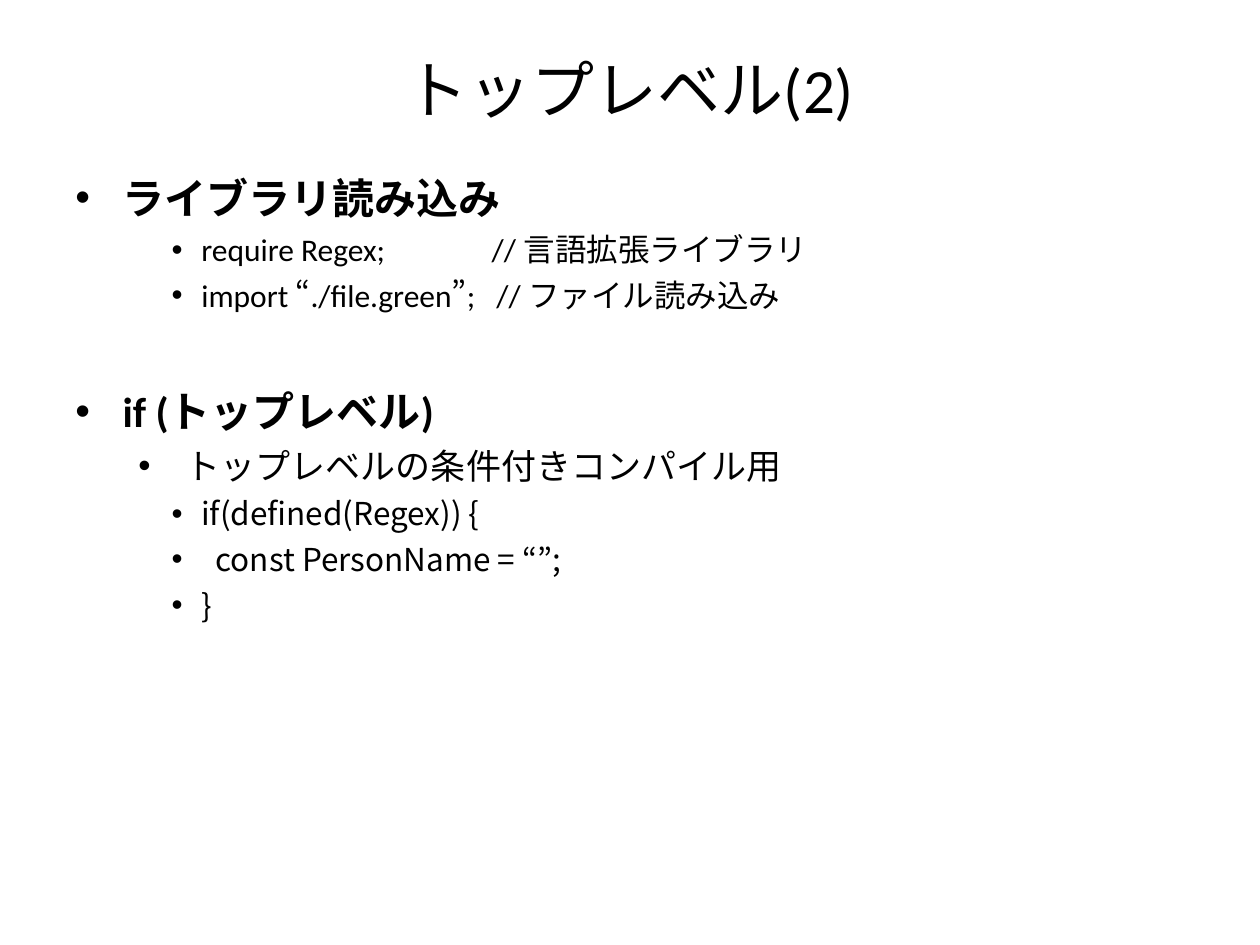
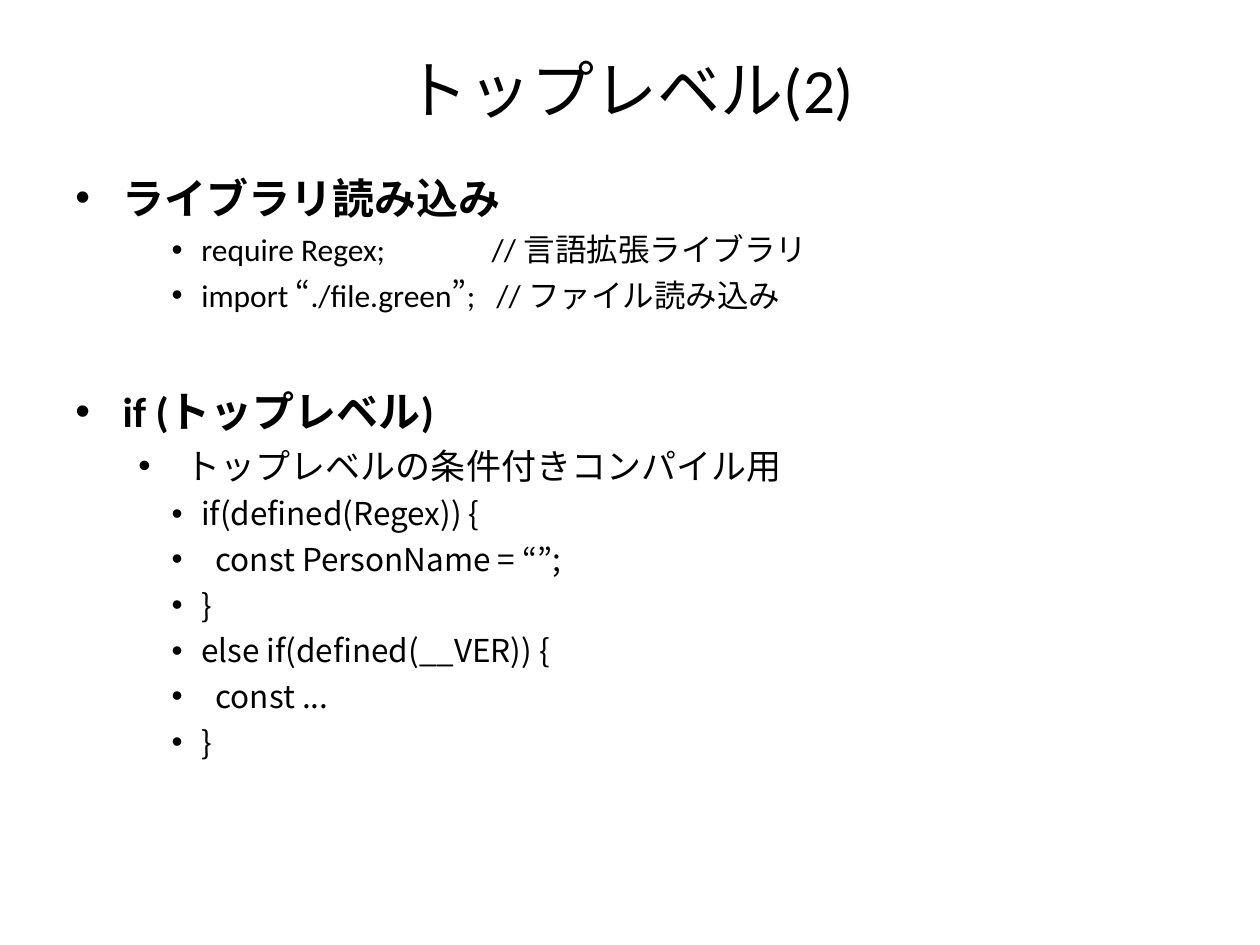
Before and after one commit to GreenTeaScript/GreenTeaScript, a slide deck: slide 6 of spec/GreenTeaScriptSpec.ppt. Drawn at 1260x945 pixels with LibreOffice and Linux fonts; fonts in the diff are those of the drawing. Boxes give left, top, right and bottom in pixels: in the first picture for what was removed or moved away, otherwise in the second. Text is boxed around its words. In the diff, an @@ line names an element or a change of style, - is before the commit and + after.

```diff
--- a/spec/GreenTeaScriptSpec.ppt
+++ b/spec/GreenTeaScriptSpec.ppt
@@ text at [201,636,532,709]: paragraphs added @@
+    • else if(defined(__VER)) {
+    • const ...
+    • }
```
Also in this commit, not shown: 1 other slide changed, 1 slide added, 2 other files.
